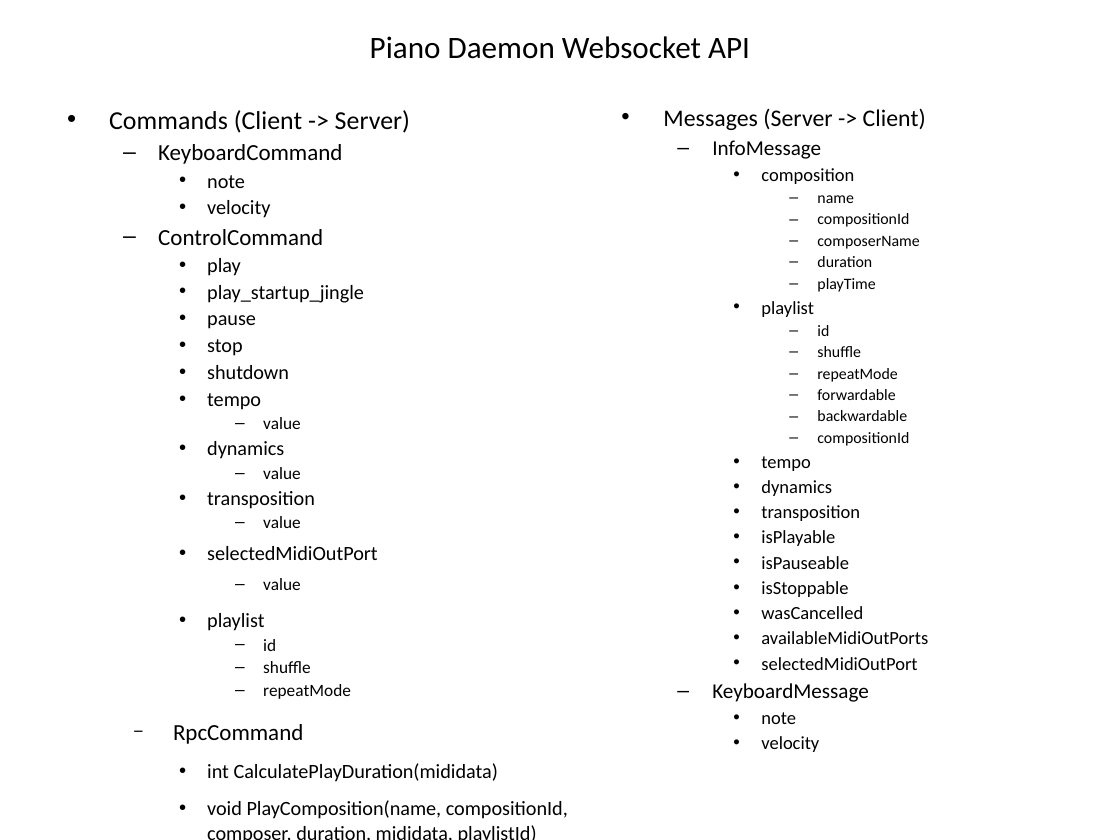
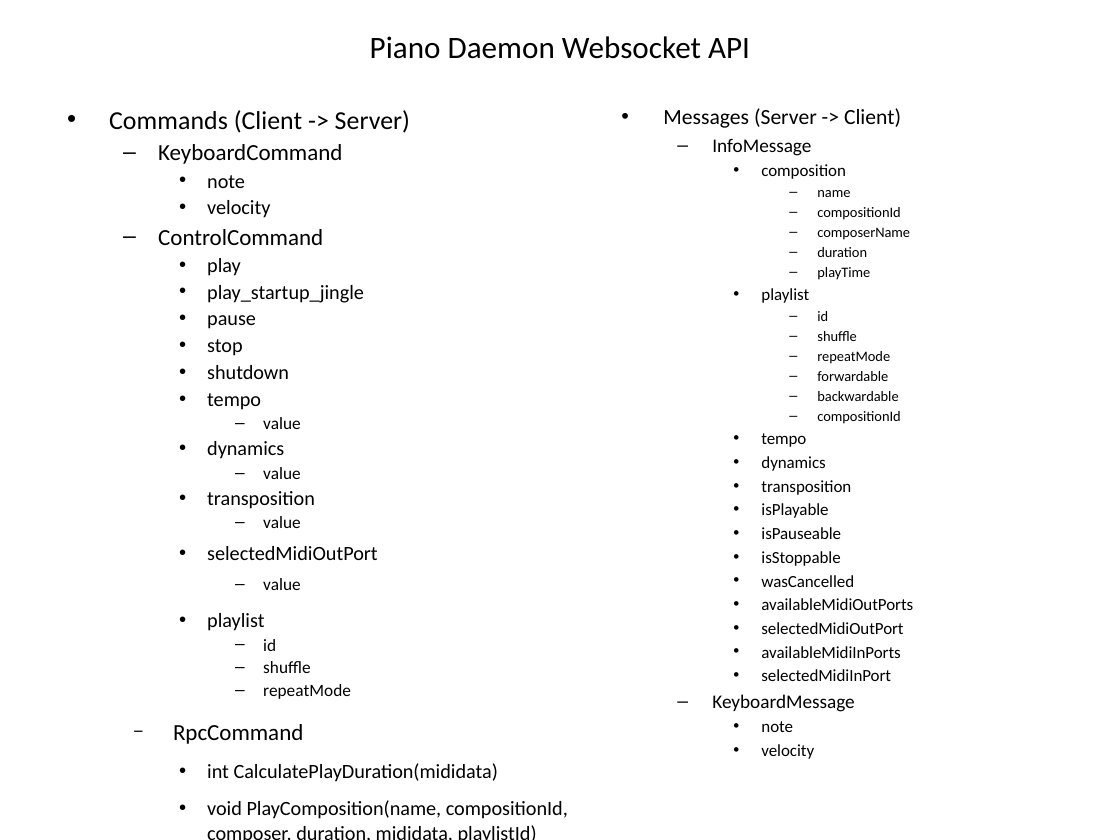
Before and after one commit to NHuffschmid/depinus, a slide deck: slide 2 of architecture.odp. Drawn at 1120x840 pixels with LibreOffice and Linux fonts; fonts in the diff are those of the drawing. Boxes give left, top, right and bottom in pixels: in the first picture for what was removed or moved away, otherwise in the second. Text is boxed around its words. In the diff, an @@ line names an element or a change of style, - is before the commit and + after.

Commit message:
added MidiInPortSelector

```diff
--- a/architecture.odp
+++ b/architecture.odp
@@ text at [663,108,913,759]: size 15.3 to 13.9 pt in "Messages (Server -> Client)"; size 13.6 to 12.4 pt in "InfoMessage", "KeyboardMessage"; size 11.9 to 10.8 pt in "composition", "playlist", "tempo", "dynamics" and 9 more places; size 10.2 to 9.3 pt in "name", "compositionId", "composerName", "duration" and 7 more places @@
@@ text at [761,646,900,681]: paragraphs added @@
+    • availableMidiInPorts
+    • selectedMidiInPort
```
Also in this commit, not shown: 6 other files.
